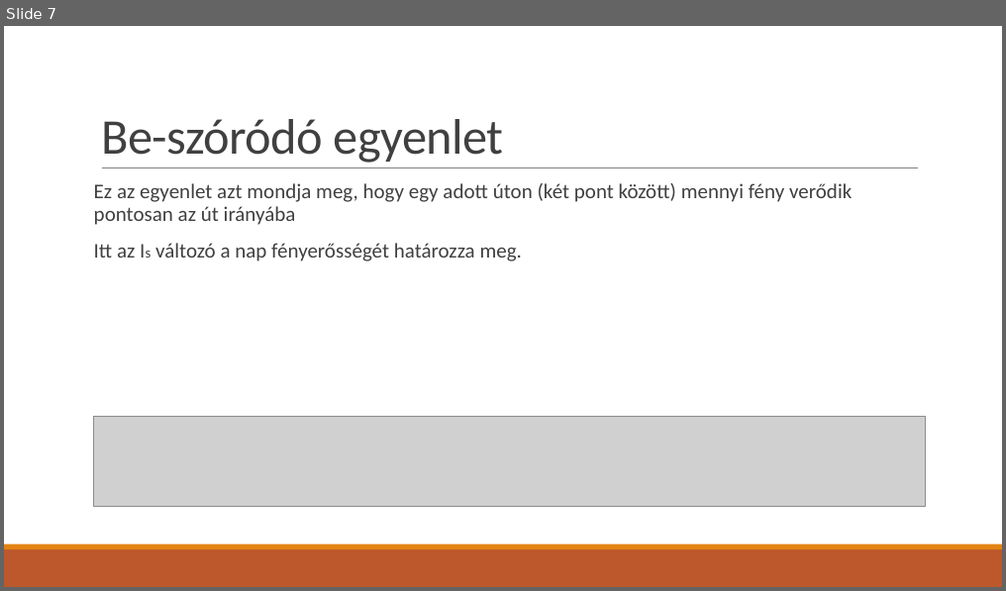
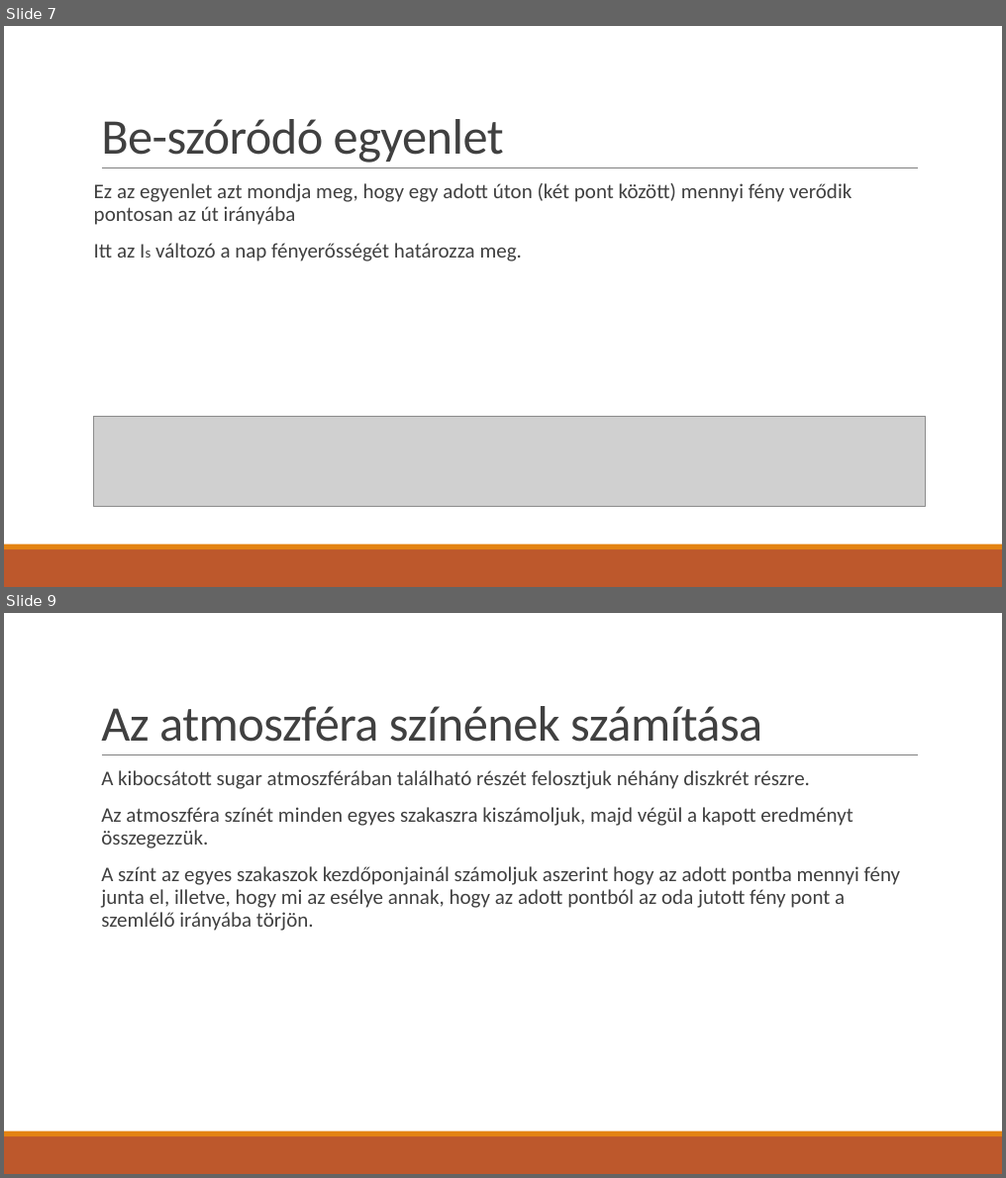
Before and after one commit to TheFlyingPiano99/AtmosphereSimulation, a slide deck: Docs/ppt/Atmoszféra szimuláció.pptx. Shown one above the other, each under a label of ours: slide 7 before the commit, slides 7 and 9 after it; the slides between them are not shown. The pictures are 1006x591 and 1006x1178 pixels, drawn with LibreOffice and Linux fonts; fonts in the diff are those of the drawing; grey boxes stand for pictures. Boxes give left, top, right and bottom in pixels: in the first picture for what was removed or moved away, otherwise in the second. Text is boxed around its words. In the diff, an @@ line names an element or a change of style, - is before the commit and + after.

Commit message:
finish?

```diff
--- a/Docs/ppt/Atmoszféra szimuláció.pptx
+++ b/Docs/ppt/Atmoszféra szimuláció.pptx
@@ slide 9 added at [4, 613, 1002, 1174], background #FFFFFF; not listed: 3 template elements that a slide beside it also shows @@
@@ title added at [101, 706, 762, 742], 48 pt, text #404040 @@
+Az atmoszféra színének számítása
@@ text added at [101, 770, 901, 931], 20 pt, text #404040 @@
+  A kibocsátott sugar atmoszférában található részét felosztjuk néhány diszkrét részre.
+  Az atmoszféra színét minden egyes szakaszra kiszámoljuk, majd végül a kapott eredményt összegezzük.
+  A színt az egyes szakaszok kezdőponjainál számoljuk aszerint hogy az adott pontba mennyi fény junta el, illetve, hogy mi az esélye annak, hogy az adott pontból az oda jutott fény pont a szemlélő irányába törjön.
```
Also in this commit, not shown: 2 other slides added, 1 slide removed.
